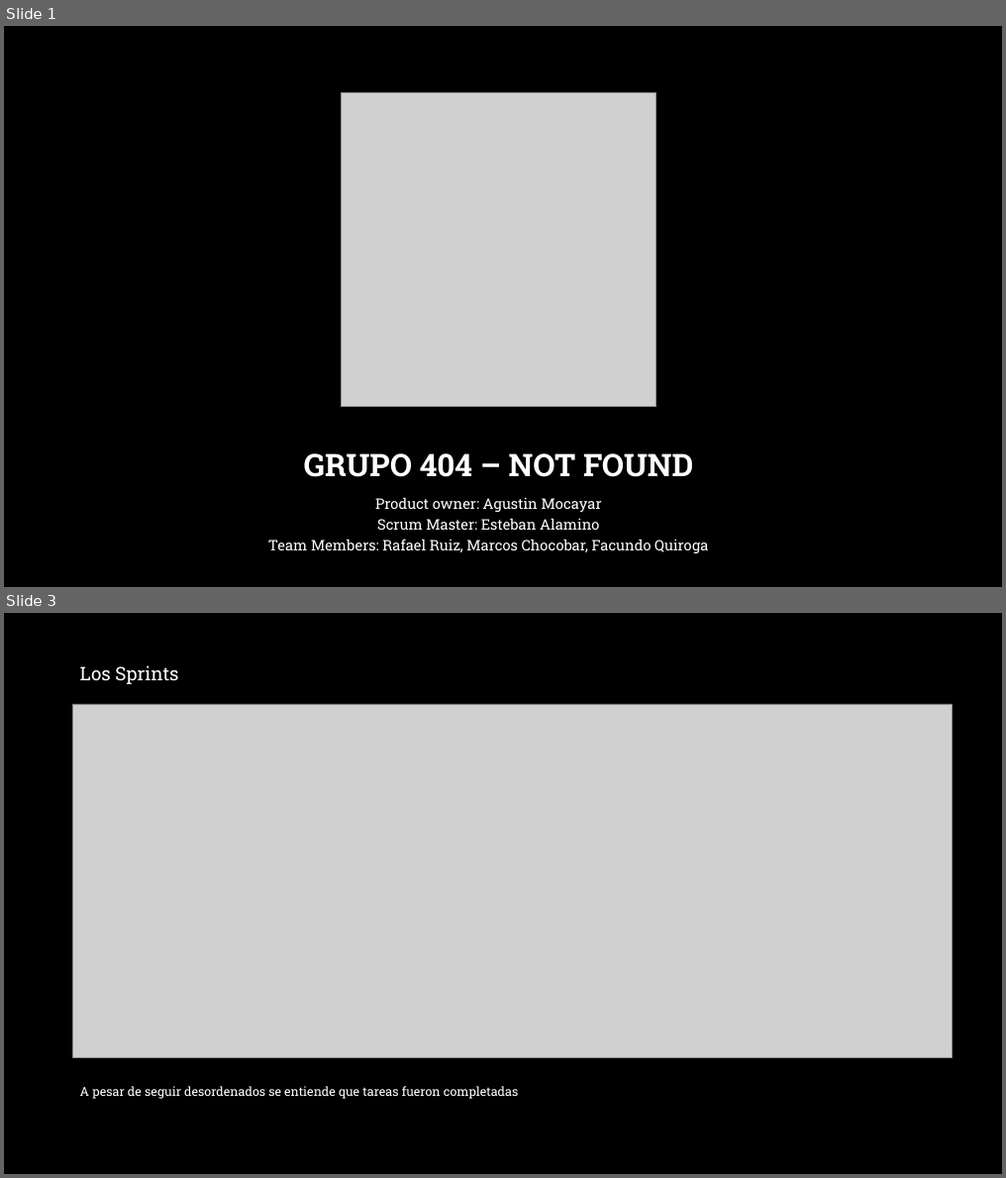
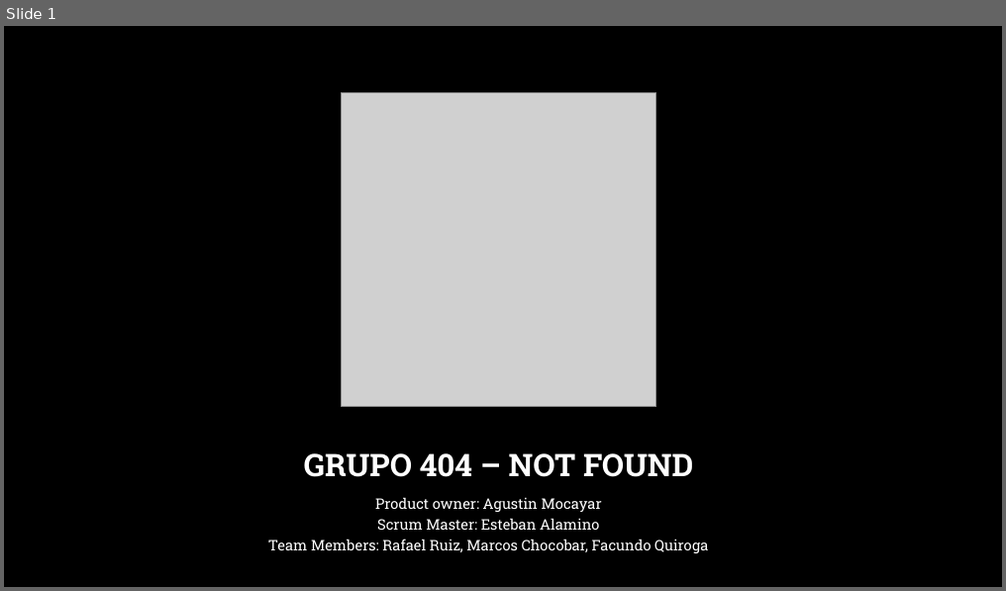
Before and after one commit to Quantum-Crow/Integrador-404, a slide deck: Grupo 404 – Not found.pptx. Shown one above the other, each under a label of ours: slides 1 and 3 before the commit, slide 1 after it; the slides between them are not shown. The pictures are 1006x1178 and 1006x591 pixels, drawn with LibreOffice and Linux fonts; fonts in the diff are those of the drawing; grey boxes stand for pictures; background and template pictures are left out. Boxes give left, top, right and bottom in pixels: in the first picture for what was removed or moved away, otherwise in the second. Text is boxed around its words. In the diff, an @@ line names an element or a change of style, - is before the commit and + after.

Commit message:
Sprint 3

```diff
--- a/Grupo 404 – Not found.pptx
+++ b/Grupo 404 – Not found.pptx
@@ slide 3 removed at bbox=[4, 613, 1002, 1174], background picture (left out) @@
@@ text removed at bbox=[80, 665, 178, 684] @@
-Los Sprints
@@ picture removed at bbox=[73, 704, 952, 1058] @@
@@ text removed at bbox=[80, 1086, 519, 1099] @@
-A pesar de seguir desordenados se entiende que tareas fueron completadas
```
Also in this commit, not shown: 2 slides changed, 3 slides added, 4 other files.
